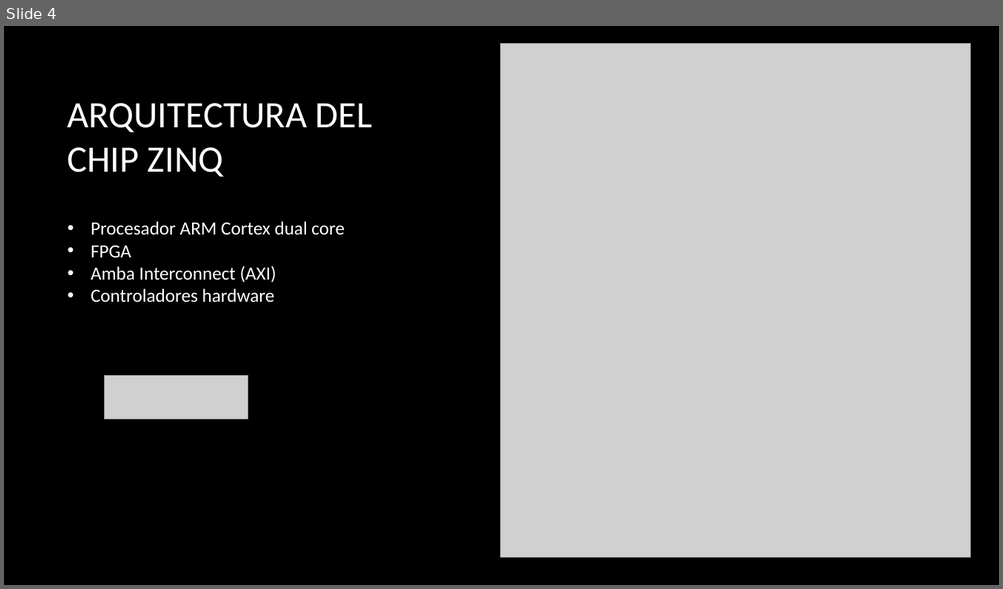
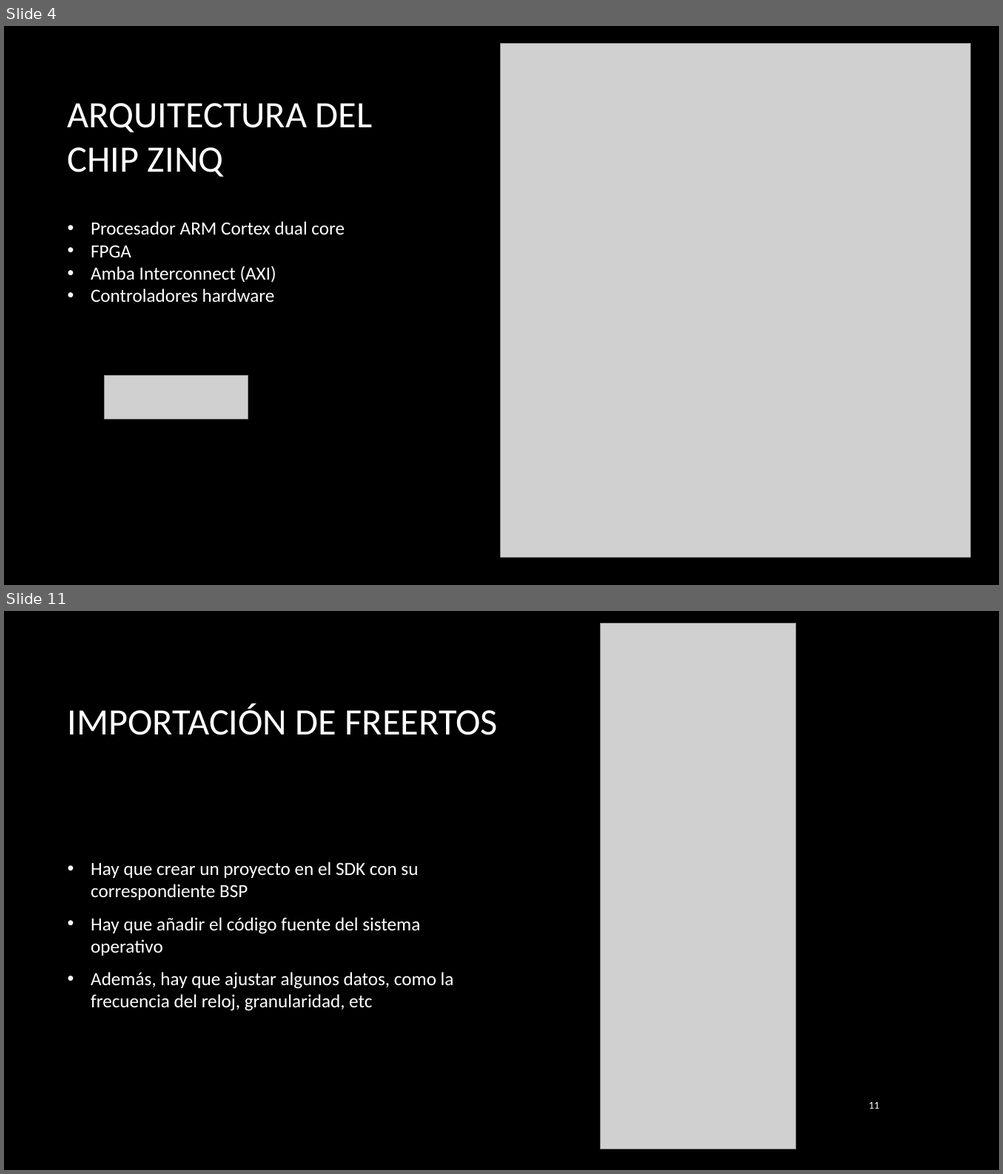
Before and after one commit to kharenzze/Zybo, a slide deck: FreeRTOS/presentación.pptx. Shown one above the other, each under a label of ours: slide 4 before the commit, slides 4 and 11 after it; the slides between them are not shown. The pictures are 1003x589 and 1003x1174 pixels, drawn with LibreOffice and Linux fonts; fonts in the diff are those of the drawing; grey boxes stand for pictures; background and template pictures are left out. Boxes give left, top, right and bottom in pixels: in the first picture for what was removed or moved away, otherwise in the second. Text is boxed around its words. In the diff, an @@ line names an element or a change of style, - is before the commit and + after.

```diff
--- a/FreeRTOS/presentación.pptx
+++ b/FreeRTOS/presentación.pptx
@@ slide 11 added at (4,611,999,1170), background picture (left out) @@
@@ picture added at (600,624,796,1150) @@
@@ title added at (68,704,498,735), 36 pt, text #FFFFFF @@
+IMPORTACIÓN DE FREERTOS
@@ text added at (91,862,454,1011), 18 pt, text #FFFFFF @@
+• Hay que crear un proyecto en el SDK con su correspondiente BSP
+• Hay que añadir el código fuente del sistema operativo
+• Además, hay que ajustar algunos datos, como la frecuencia del reloj, granularidad, etc
@@ page number added at (868,1102,879,1109), 10 pt, text #FFFFFF @@
+11
```
Also in this commit, not shown: 2 slides changed, 7 other slides added, 1 slide removed.
